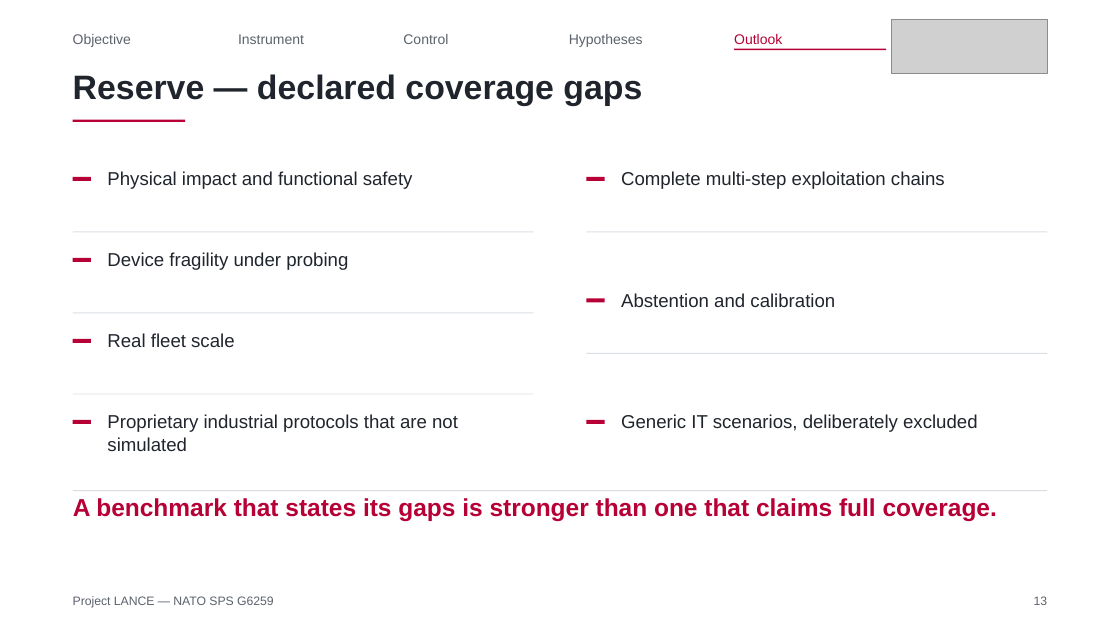
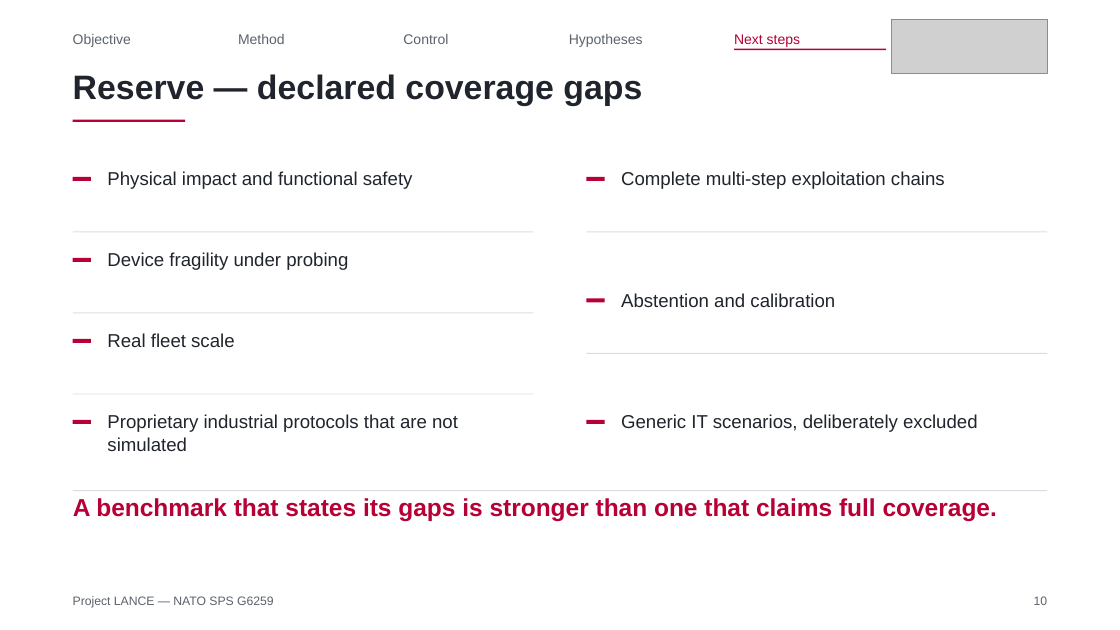
Before and after one commit to Tanguyvans/LANCE, a slide deck: slide 10 of objectifs/presentation-2026-10-23/slides.pptx (slide 13 before the commit). Drawn at 1120x630 pixels with LibreOffice and Linux fonts; fonts in the diff are those of the drawing; grey boxes stand for pictures. Boxes give left, top, right and bottom in pixels: in the first picture for what was removed or moved away, otherwise in the second. Text is boxed around its words. In the diff, an @@ line names an element or a change of style, - is before the commit and + after.

```diff
--- a/objectifs/presentation-2026-10-23/slides.pptx
+++ b/objectifs/presentation-2026-10-23/slides.pptx
@@ text at bbox=[238, 34, 285, 44]: text changed @@
-Instrument
+Method
@@ text at bbox=[734, 34, 800, 47]: text changed @@
-Outlook
+Next steps
@@ text at bbox=[1034, 596, 1048, 605]: text changed @@
-13
+10
```
Also in this commit, not shown: 9 other slides changed, 3 slides removed, 3 other files.
